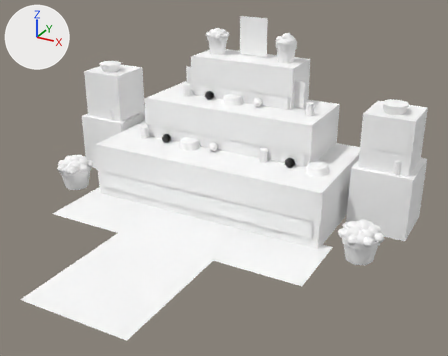
Renders of the OBJ model Models/ofrenda.obj from each side of a commit.
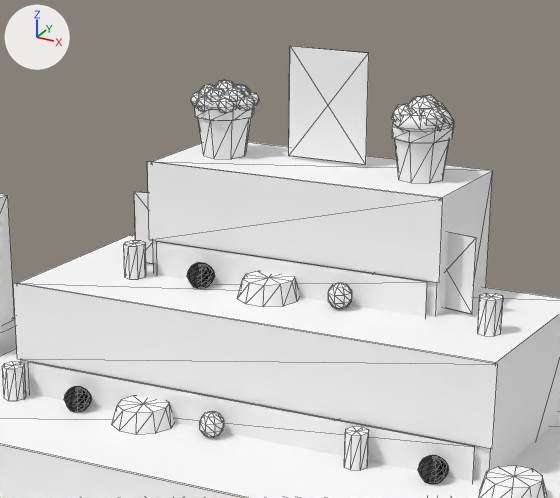
Old and new are each drawn whole from a camera (50 mm lens) standing at (2.75, -5.11, 2.75) and looking at (0.38, -0.79, 0.59) and again close up on the part from 31% to 75% of the width and 0% to 48% of the height. Every picture has the same lights, and +X, +Y and +Z are marked at upper left. The last two pictures show the newer version. The close-ups show mesh edges as thin lines. Where no turn or scale is listed for an object, it has been applied to the vertices.

The first close-up shows 'ofrenda'.
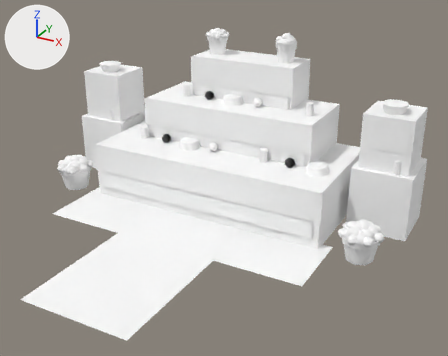
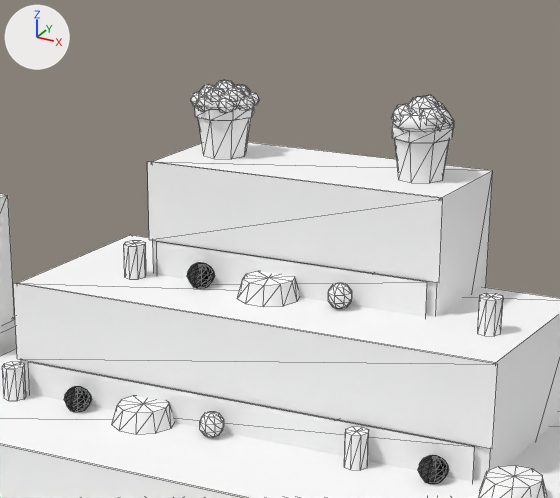
Where the change shows, as pixel boxes [x1, y1, x2, y2] in the close-ups (560 x 498 px):
'ofrenda', reshaped: before [0, 46, 560, 498]; after [0, 80, 560, 498]
part 1 of me_ofrenda, deleted: before [134, 46, 476, 314]

Diff of the bpy script that builds the scene:
```diff
--- a/Models/ofrenda.obj.py
+++ b/Models/ofrenda.obj.py
@@ me_ofrenda @@
 # used by ob_ofrenda; location = (0.0, 0.0, 0.0)
-me_ofrenda.from_pydata(...)  # 2077 vertices, 3602 faces; spans x -1.83..1.83, y -2.4..0.68, z 0.0..1.74
+me_ofrenda.from_pydata(...)  # 2053 vertices, 3590 faces; spans x -1.83..1.83, y -2.4..0.68, z 0.0..1.62
+# me_ofrenda part 1: 6 loose pieces with 24 vertices, spanning x -0.66..0.66, y 0.28..0.5, z 0.96..1.74, are deleted
 me_ofrenda.materials.append(mat_muertos)
```
